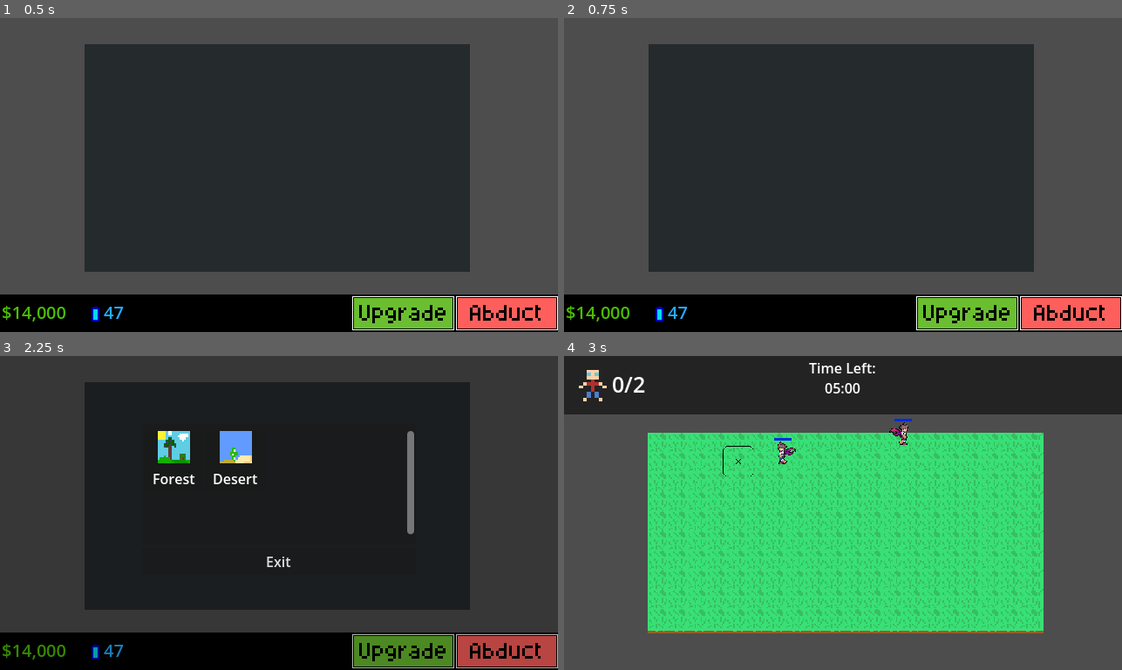
Above: before the commit, frames 1-4 (two rows, left to right).
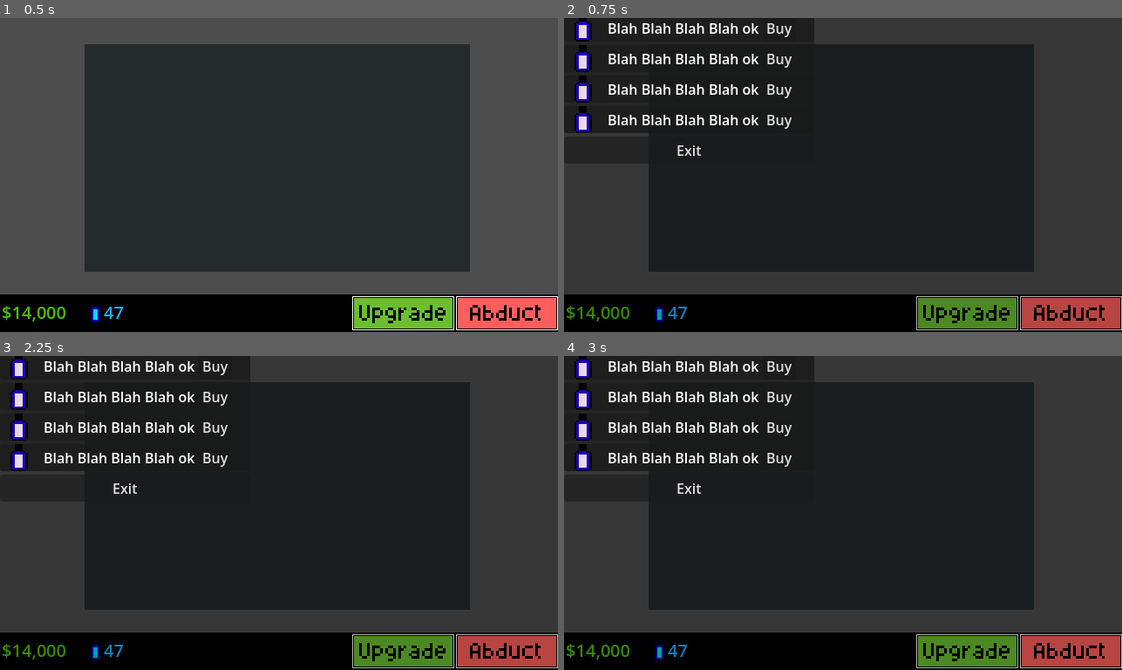
Above: after the commit, the same moments.

Repository: ottercorporationofficial-afk/Abduction
Game: Godot game, scene res://src/main.tscn
Same seed, same stepped clock (60 frames per second), same inputs: the game is played once before the commit and once after it.
Inputs (mouse positions are in pixels of both pictures, inside the frame that each line leads up to):
- Up to frame 1 (0.5 s): no input
- Up to frame 2 (0.75 s): click (965, 313) at 0.5 s
- Up to frame 3 (2.25 s): click (217, 365) at 1.25 s, where only the run after the commit has a clickable "Buy"; click (507, 651) at 2 s
- Up to frame 4 (3 s): click (736, 459) at 2.77 s

Frame 1 is identical in both runs. In frame 2, 14% of the frame differs, in the area x 0-100%, y 0-100%; in frame 3, 10%; in frame 4, 67%.

Commit message:
upgrade panel added

Diff:
--- a/Levels/menagerie.tscn
+++ b/Levels/menagerie.tscn
@@ -124,3 +124,4 @@
 script = ExtResource("5_cu5m6")
 
 [connection signal="pressed" from="Hud/BottomBar/Abduct" to="Hud" method="_on_abduct_pressed"]
+[connection signal="pressed" from="Hud/BottomBar/Upgrade" to="Hud" method="_on_upgrade_pressed"]
--- /dev/null
+++ b/src/Popups/upgrade_option.gd
@@ -0,0 +1,2 @@
+class_name Upgrade_Option
+extends PanelContainer
--- /dev/null
+++ b/src/Popups/upgrade_option.tscn
@@ -0,0 +1,28 @@
+[gd_scene format=3 uid="uid://c22h4sol8rujh"]
+
+[ext_resource type="Script" uid="uid://brf35j0ink8op" path="res://src/Popups/upgrade_option.gd" id="1_lrx1x"]
+[ext_resource type="Texture2D" uid="uid://to5pd36xogsb" path="res://Art/Research.png" id="2_y44md"]
+
+[node name="UpgradeOption" type="PanelContainer" unique_id=1269912122]
+offset_right = 275.0
+offset_bottom = 40.0
+script = ExtResource("1_lrx1x")
+
+[node name="MarginContainer" type="MarginContainer" parent="." unique_id=989324377]
+layout_mode = 2
+
+[node name="HBoxContainer" type="HBoxContainer" parent="MarginContainer" unique_id=468036526]
+layout_mode = 2
+
+[node name="TextureRect" type="TextureRect" parent="MarginContainer/HBoxContainer" unique_id=1776568700]
+custom_minimum_size = Vector2(46.08, 0)
+layout_mode = 2
+texture = ExtResource("2_y44md")
+
+[node name="Label" type="Label" parent="MarginContainer/HBoxContainer" unique_id=400671030]
+layout_mode = 2
+text = "Blah Blah Blah Blah ok"
+
+[node name="Button" type="Button" parent="MarginContainer/HBoxContainer" unique_id=22326793]
+layout_mode = 2
+text = "Buy"
--- /dev/null
+++ b/src/Popups/upgrade_popup.gd
@@ -0,0 +1,6 @@
+class_name UpgradePopup
+extends SimplePopup
+
+
+func _on_button_pressed() -> void:
+	Globals.popups.remove_popup(self)
--- /dev/null
+++ b/src/Popups/upgrade_popup.tscn
@@ -0,0 +1,45 @@
+[gd_scene format=3 uid="uid://bq3585i01p1ao"]
+
+[ext_resource type="Script" uid="uid://bo22onoh75af5" path="res://src/Popups/upgrade_popup.gd" id="1_hn0ix"]
+[ext_resource type="PackedScene" uid="uid://c22h4sol8rujh" path="res://src/Popups/upgrade_option.tscn" id="2_x3cmb"]
+
+[node name="UpgradePopup" type="VBoxContainer" unique_id=475570770]
+anchors_preset = 15
+anchor_right = 1.0
+anchor_bottom = 1.0
+offset_right = -353.0
+offset_bottom = -197.0
+grow_horizontal = 2
+grow_vertical = 2
+size_flags_horizontal = 4
+size_flags_vertical = 4
+script = ExtResource("1_hn0ix")
+
+[node name="PanelContainer" type="PanelContainer" parent="." unique_id=1373838857]
+layout_mode = 2
+size_flags_vertical = 3
+
+[node name="MarginContainer" type="MarginContainer" parent="PanelContainer" unique_id=144408510]
+layout_mode = 2
+
+[node name="VBoxContainer" type="VBoxContainer" parent="PanelContainer/MarginContainer" unique_id=710894939]
+layout_mode = 2
+alignment = 1
+
+[node name="UpgradeOption" parent="PanelContainer/MarginContainer/VBoxContainer" unique_id=1269912122 instance=ExtResource("2_x3cmb")]
+layout_mode = 2
+
+[node name="UpgradeOption2" parent="PanelContainer/MarginContainer/VBoxContainer" unique_id=139777627 instance=ExtResource("2_x3cmb")]
+layout_mode = 2
+
+[node name="UpgradeOption3" parent="PanelContainer/MarginContainer/VBoxContainer" unique_id=1186773157 instance=ExtResource("2_x3cmb")]
+layout_mode = 2
+
+[node name="UpgradeOption4" parent="PanelContainer/MarginContainer/VBoxContainer" unique_id=1212534094 instance=ExtResource("2_x3cmb")]
+layout_mode = 2
+
+[node name="Button" type="Button" parent="." unique_id=1736800571]
+layout_mode = 2
+text = "Exit"
+
+[connection signal="pressed" from="Button" to="." method="_on_button_pressed"]
--- a/src/UI/hud.gd
+++ b/src/UI/hud.gd
@@ -2,9 +2,16 @@
 
 
 @onready var level_selector_scene = preload("uid://l711wtrb1h81")
+@onready var upgrade_scene = preload("uid://bq3585i01p1ao")
 
 
 func _on_abduct_pressed() -> void:
 	var popup = level_selector_scene.instantiate()
 
 	Globals.popups.add_popup(popup)
+
+
+func _on_upgrade_pressed() -> void:
+	var popup = upgrade_scene.instantiate()
+
+	Globals.popups.add_popup(popup)
Not shown, added: src/Popups/upgrade_option.gd.uid
Not shown, added: src/Popups/upgrade_popup.gd.uid
